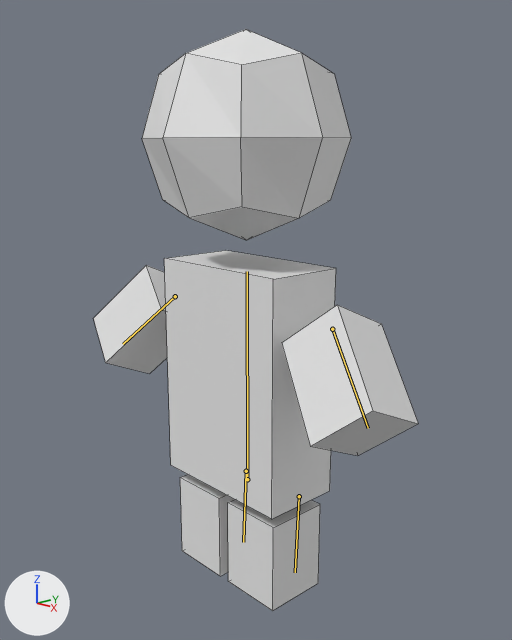
The Blender file assets/character.blend, before and after one commit.
Before and after are seen from a camera (50 mm lens) standing at (4.46, -4.06, 3.99) and looking at (0.08, 0.05, 2.5). The lights are fixed; the arrows at lower left show +X, +Y and +Z. The bones that bend it are drawn over the model as lines. Mesh edges are drawn as thin lines. Materials are left out; every surface is plain grey.

The first picture shows 'body'.
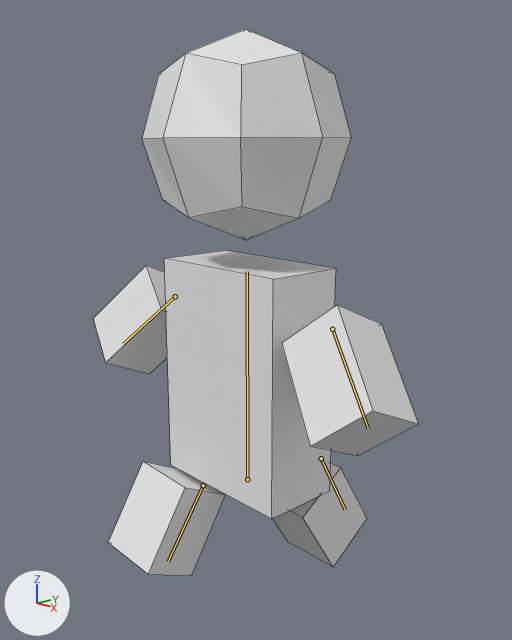
The newer file adds an action. The first version stands in its rest pose; the second is drawn at frame 6 of the action 'walk'.

Pixel boxes (x1, y1, x2, y2) of what changed, in the pictures (512 x 640 px):
'body', posed (6% shorter)
    before: (94, 29, 418, 611)
    after: (94, 29, 418, 576)
bone 'BoneLegL', root to tip
    before: (299, 496) to (295, 572)
    after: (321, 458) to (345, 509)
bone 'BoneLegR', root to tip
    before: (246, 471) to (243, 542)
    after: (203, 485) to (168, 561)

The edits, one by one:
Bone 'BoneLegL' (bone_bonelegl) moves from (0.0, 0.0, 0.0) to (0.001, -0.301, -0.277).
Bone 'BoneLegL' (bone_bonelegl) turns from (0, 0, 0) to (-32, 0, 0) degrees about its own x, y and z.
Bone 'BoneLegR' (bone_bonelegr) moves from (0.0, 0.0, 0.0) to (0.086, 0.049, 0.478).
Bone 'BoneLegR' (bone_bonelegr) turns from (0, 0, 0) to (29, -3, -6) degrees about its own x, y and z.
